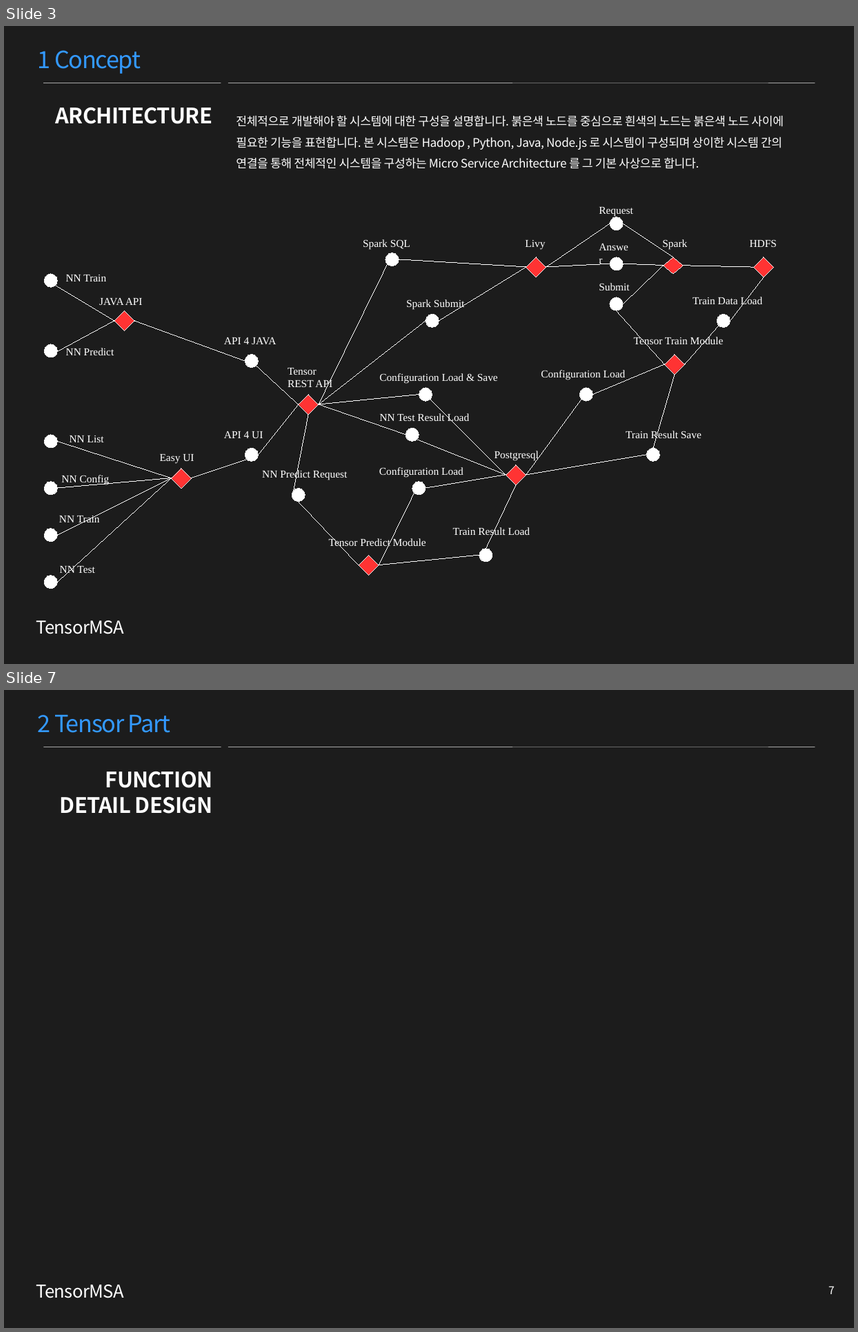
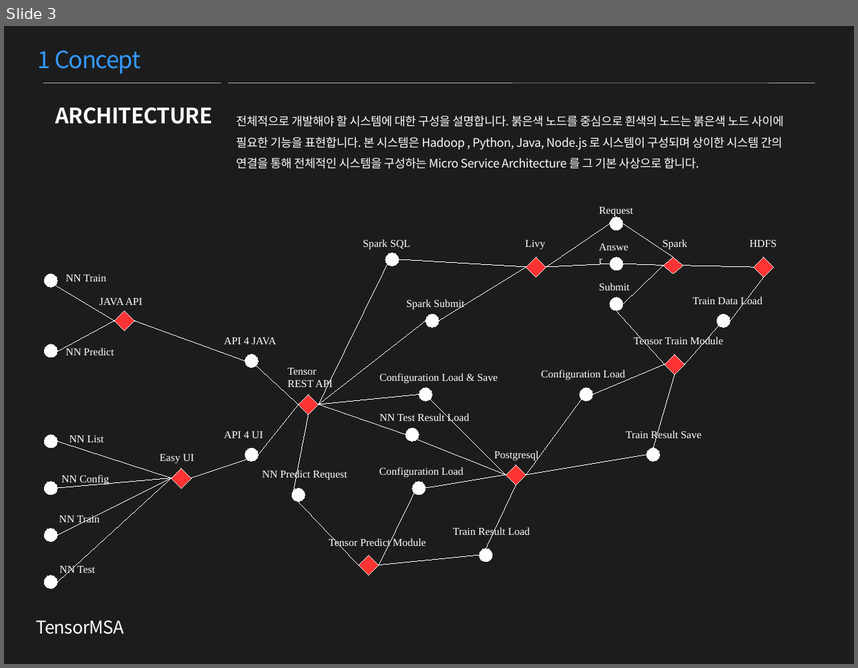
Before and after one commit to TensorMSA/tensormsa_old, a slide deck: TensorMSA.pptx. Shown one above the other, each under a label of ours: slides 3 and 7 before the commit, slide 3 after it; the slides between them are not shown. The pictures are 858x1332 and 858x668 pixels, drawn with LibreOffice and Linux fonts; fonts in the diff are those of the drawing. Boxes give left, top, right and bottom in pixels: in the first picture for what was removed or moved away, otherwise in the second. Text is boxed around its words. In the diff, an @@ line names an element or a change of style, - is before the commit and + after.

Commit message:
update project design contents

```diff
--- a/TensorMSA.pptx
+++ b/TensorMSA.pptx
@@ slide 7 removed at (4,690,854,1328), background #1C1C1C @@
@@ text removed at (38,715,171,733) @@
-2 Tensor Part
@@ line removed from (44, 747) to (221, 747) @@
@@ line removed from (228, 747) to (815, 747) @@
@@ text removed at (60,771,213,814) @@
-FUNCTION
-DETAIL DESIGN
@@ text removed at (36,1284,125,1298) @@
-TensorMSA
@@ page number removed at (829,1285,835,1294) @@
-7
```
Also in this commit, not shown: 7 slides changed, 11 slides added, 6 other slides removed.
